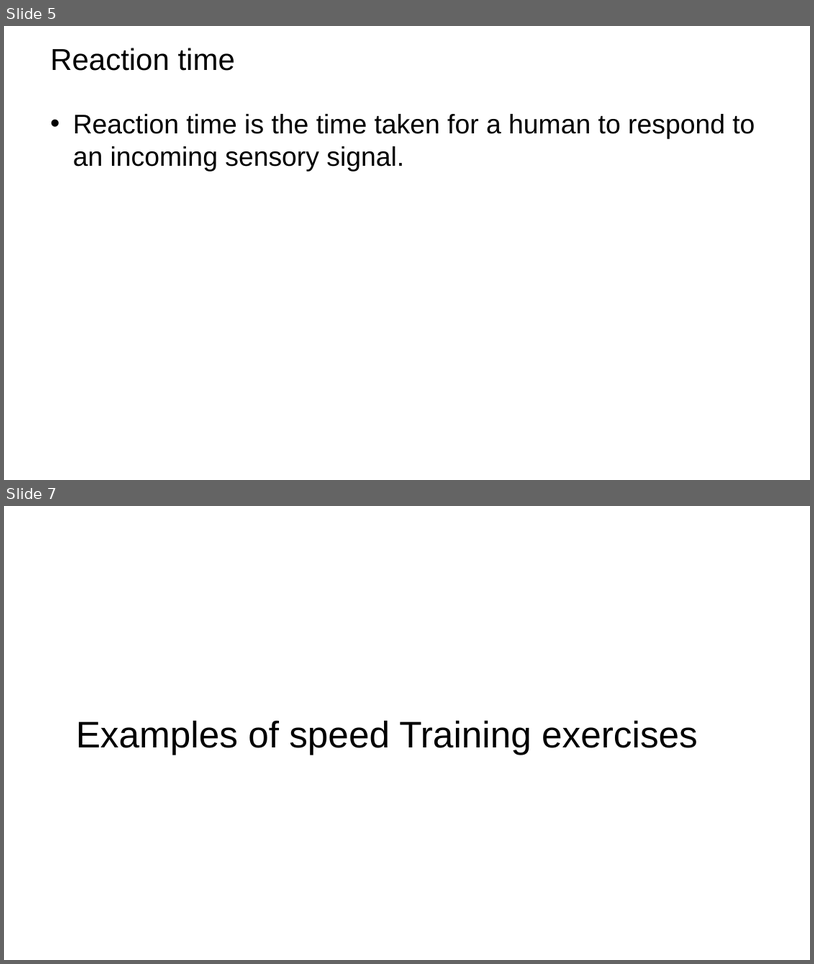
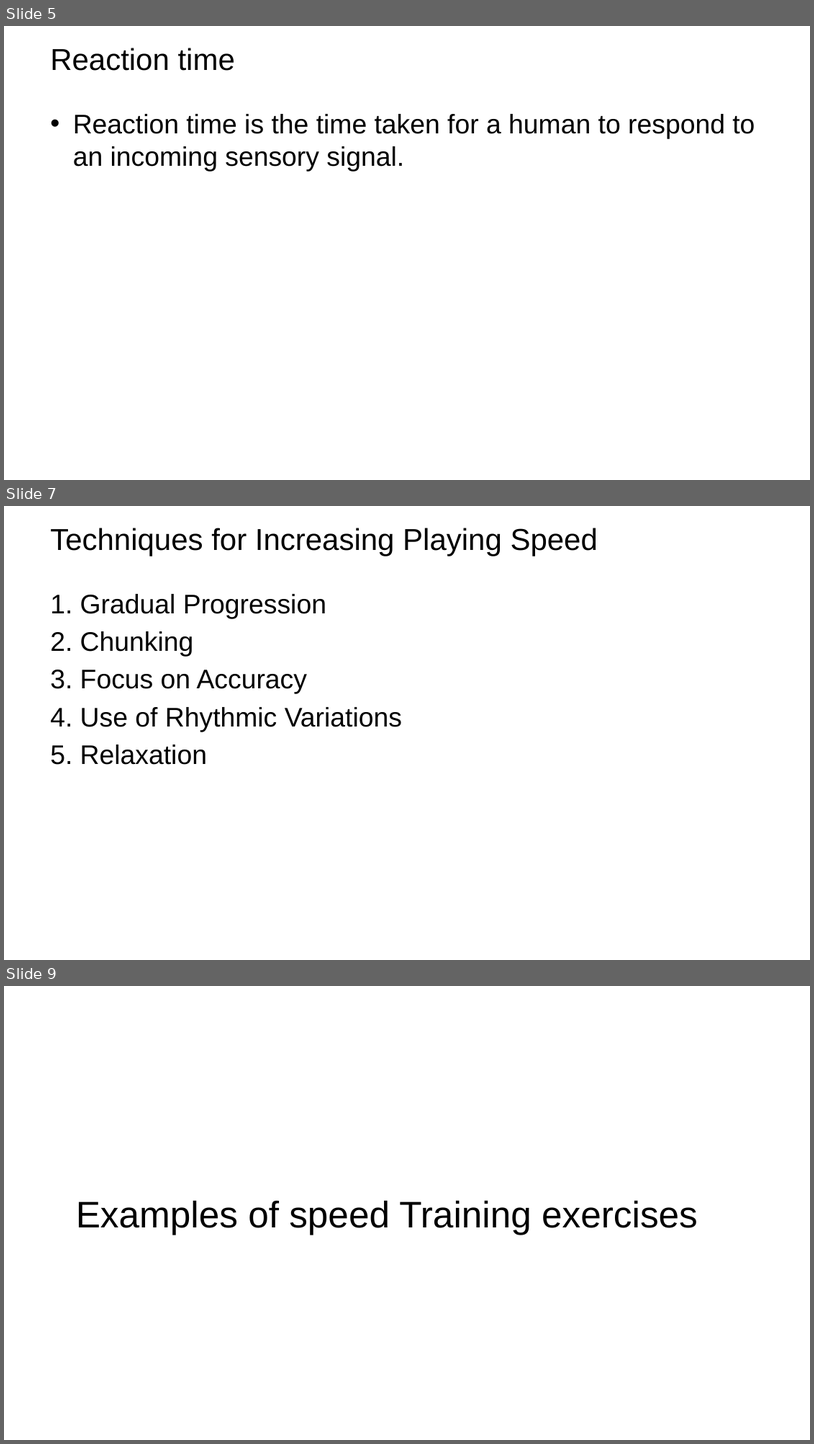
Before and after one commit to troy600/DSA, a slide deck: speedandtraining.pptx. Shown one above the other, each under a label of ours: slides 5 and 7 before the commit, slides 5, 7 and 9 after it; the slides between them are not shown. The pictures are 814x964 and 814x1444 pixels, drawn with LibreOffice and Linux fonts; fonts in the diff are those of the drawing; background and template pictures are left out. Boxes give left, top, right and bottom in pixels: in the first picture for what was removed or moved away, otherwise in the second. Text is boxed around its words. In the diff, an @@ line names an element or a change of style, - is before the commit and + after.

```diff
--- a/speedandtraining.pptx
+++ b/speedandtraining.pptx
@@ slide 7 added at box(4, 506, 810, 960), background picture (left out) @@
@@ title added at box(50, 528, 598, 556), 36 pt, text #000000 @@
+Techniques for Increasing Playing Speed
@@ text added at box(50, 594, 402, 764), 32 pt, text #000000 @@
+1. Gradual Progression
+2. Chunking
+3. Focus on Accuracy
+4. Use of Rhythmic Variations
+5. Relaxation
@@ what was slide 7 is now slide 9 @@
```
Also in this commit, not shown: 1 slide changed, 1 other slide added, 2 slides removed.
